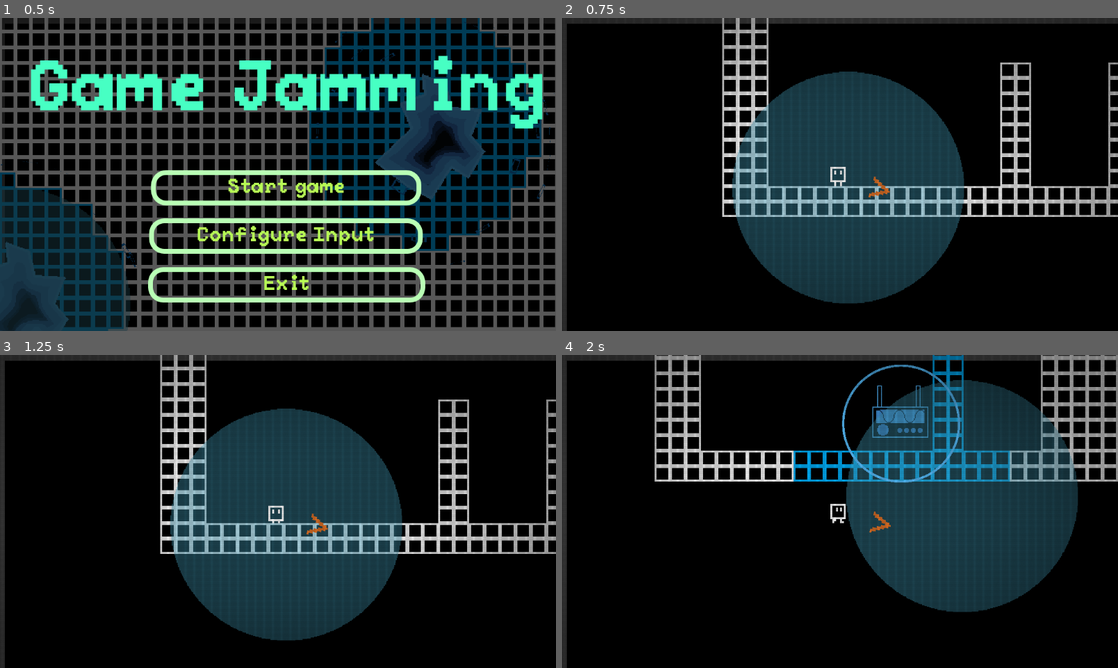
Above: before the commit, frames 1-4 (two rows, left to right).
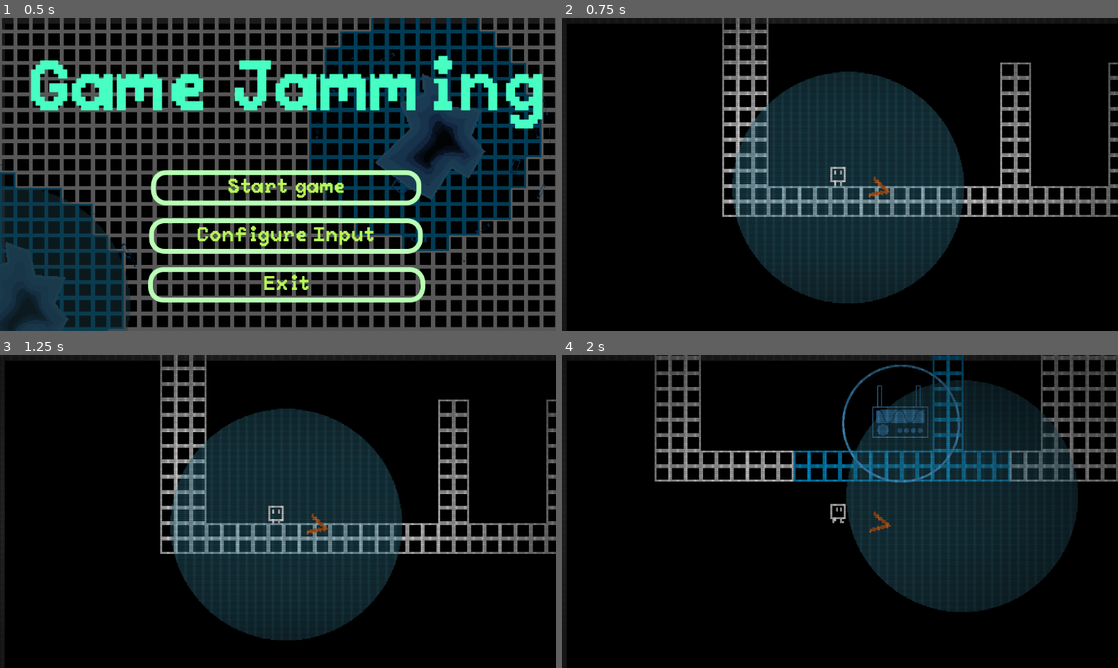
Above: after the commit, the same moments.

Repository: rcdalapicola/gwj
Game: Godot game, scene res://Menu/menu.tscn
The game is run twice, just before and just after one commit, with the same random seed, the same clock (stepped at 60 frames per second) and the same inputs.
Inputs (mouse positions are in pixels of both pictures, inside the frame that each line leads up to):
- Up to frame 1 (0.5 s): no input
- Up to frame 2 (0.75 s): click "Start game" at 0.5 s
- Up to frame 3 (1.25 s): no input
- Up to frame 4 (2 s): tap Enter (ui_accept) at 1.25, 1.52 s; move the mouse to (962, 495) at 1.27 s; hold D (right) from 1.28 s (still down); click (962, 495) at 1.35 s

Frame 1 is identical in both runs. In frame 2, 6.3% of the frame differs, in the area x 28-100%, y 0-64%; in frame 3, 6.4%; in frame 4, 11%, in the area x 16-100%, y 0-82%.

Commit message:
Increase CRT variation: darker scanlines, stronger vignette/mask/noise, brightness pulse

Diff:
--- a/Menu/crt_filter.tscn
+++ b/Menu/crt_filter.tscn
@@ -5,10 +5,10 @@
 [sub_resource type="ShaderMaterial" id="ShaderMaterial_crt"]
 shader = ExtResource("1_crt")
 shader_parameter/scanline_count = 800.0
-shader_parameter/scanline_brightness = 0.15
-shader_parameter/vignette_strength = 0.4
-shader_parameter/noise_strength = 0.03
-shader_parameter/mask_strength = 0.12
+shader_parameter/scanline_brightness = 0.35
+shader_parameter/vignette_strength = 0.6
+shader_parameter/noise_strength = 0.06
+shader_parameter/mask_strength = 0.25
 
 [node name="CRTFilter" type="CanvasLayer"]
 layer = 100
--- a/Menu/crt_shader.gdshader
+++ b/Menu/crt_shader.gdshader
@@ -2,10 +2,10 @@
 render_mode blend_mul;
 
 uniform float scanline_count : hint_range(0, 2048) = 800.0;
-uniform float scanline_brightness : hint_range(0, 1.0) = 0.15;
-uniform float vignette_strength : hint_range(0, 1.0) = 0.4;
-uniform float noise_strength : hint_range(0, 0.5) = 0.03;
-uniform float mask_strength : hint_range(0, 1.0) = 0.12;
+uniform float scanline_brightness : hint_range(0, 1.0) = 0.35;
+uniform float vignette_strength : hint_range(0, 1.0) = 0.6;
+uniform float noise_strength : hint_range(0, 0.5) = 0.06;
+uniform float mask_strength : hint_range(0, 1.0) = 0.25;
 
 float rand(vec2 co) {
 	return fract(sin(dot(co.xy, vec2(12.9898, 78.233))) * 43758.5453);
@@ -14,7 +14,7 @@
 void fragment() {
 	// Thin, frequent scanlines
 	float scanline = sin(UV.y * scanline_count * PI) * 0.5 + 0.5;
-	scanline = pow(scanline, 2.0);
+	scanline = pow(scanline, 3.0);
 	float scan_factor = mix(1.0 - scanline_brightness, 1.0, scanline);
 
 	// Vertical shadow mask artifacts
@@ -26,9 +26,10 @@
 	float d = length(UV - 0.5) * 1.41421356;
 	float vignette_factor = 1.0 - smoothstep(0.2, 1.0, d) * vignette_strength;
 
-	// Temporal noise
+	// Temporal noise with brightness pulse
+	float pulse = 0.95 + sin(TIME * 2.0) * 0.05;
 	float noise = rand(UV + TIME * 3.0) * noise_strength;
 
-	COLOR.rgb = vec3(scan_factor * mask_factor * vignette_factor + noise);
+	COLOR.rgb = vec3(scan_factor * mask_factor * vignette_factor * pulse + noise);
 	COLOR.a = 1.0;
 }
